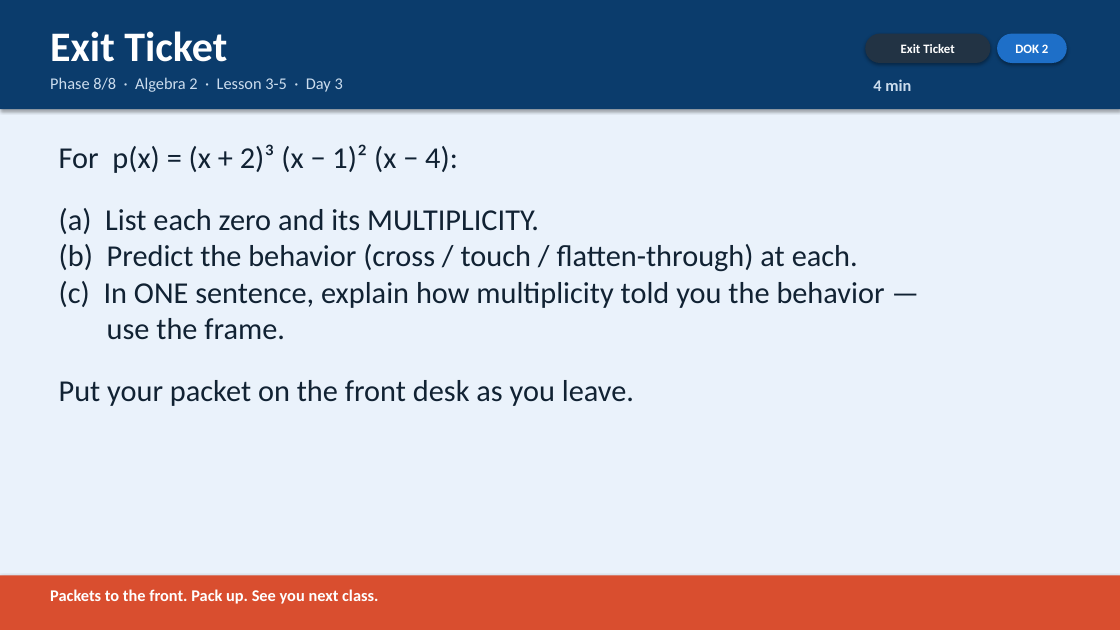
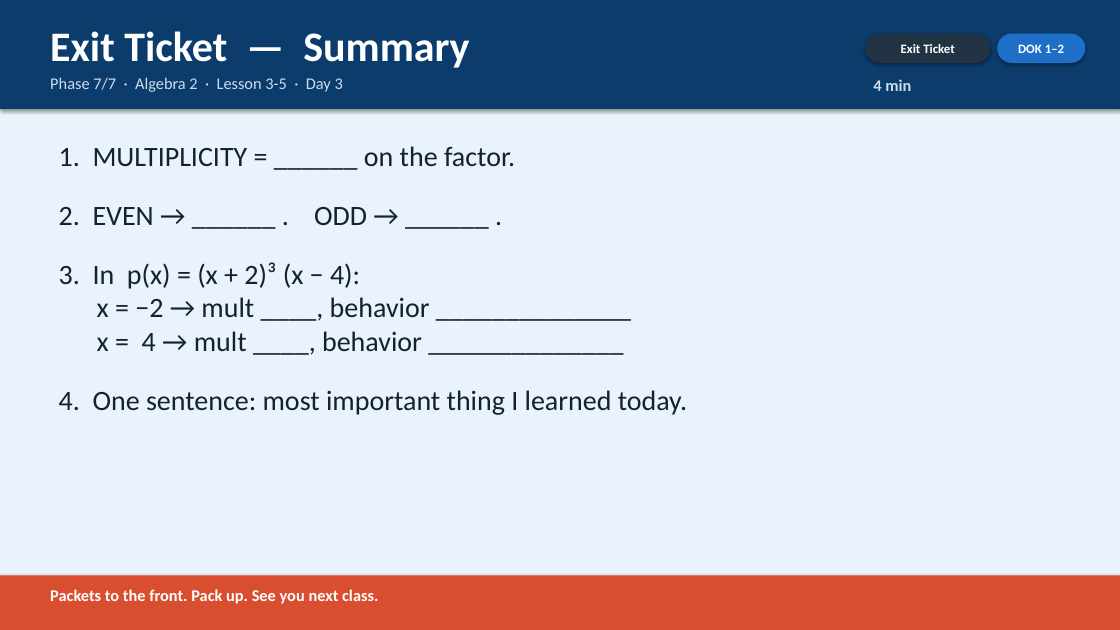
Before and after one commit to robjohncolson/Lesson_planning, a slide deck: slide 8 of Day_3_Slides.pptx (slide 9 before the commit). Drawn at 1120x630 pixels with LibreOffice and Linux fonts; fonts in the diff are those of the drawing. Boxes give left, top, right and bottom in pixels: in the first picture for what was removed or moved away, otherwise in the second. Text is boxed around its words. In the diff, an @@ line names an element or a change of style, - is before the commit and + after.

```diff
--- a/Day_3_Slides.pptx
+++ b/Day_3_Slides.pptx
@@ text at <box>50,31,469,68</box>: text changed @@
-Exit Ticket
+Exit Ticket — Summary
@@ rounded rectangle "DOK 1–2": place and size @@
-rounded rectangle "DOK 1–2" at <box>997,34,1067,63</box>
+rounded rectangle "DOK 1–2" at <box>997,34,1086,63</box>
@@ text in rounded rectangle at <box>1018,44,1064,53</box>: text changed @@
-DOK 2
+DOK 1–2
@@ text at <box>50,77,343,92</box>: text changed @@
-Phase 8/8 · Algebra 2 · Lesson 3-5 · Day 3
+Phase 7/7 · Algebra 2 · Lesson 3-5 · Day 3
@@ text at <box>59,146,687,415</box>: text changed; size 26 to 24 pt @@
-For p(x) = (x + 2)³ (x − 1)² (x − 4):
-(a) List each zero and its MULTIPLICITY.
-(b) Predict the behavior (cross / touch / flatten-through) at each.
-(c) In ONE sentence, explain how multiplicity told you the behavior —
-use the frame.
-Put your packet on the front desk as you leave.
+1. MULTIPLICITY = ______ on the factor.
+2. EVEN → ______ . ODD → ______ .
+3. In p(x) = (x + 2)³ (x − 4):
+x = −2 → mult ____, behavior ______________
+x = 4 → mult ____, behavior ______________
+4. One sentence: most important thing I learned today.
```
Also in this commit, not shown: 7 other slides changed, 1 slide removed, 22 other files.
